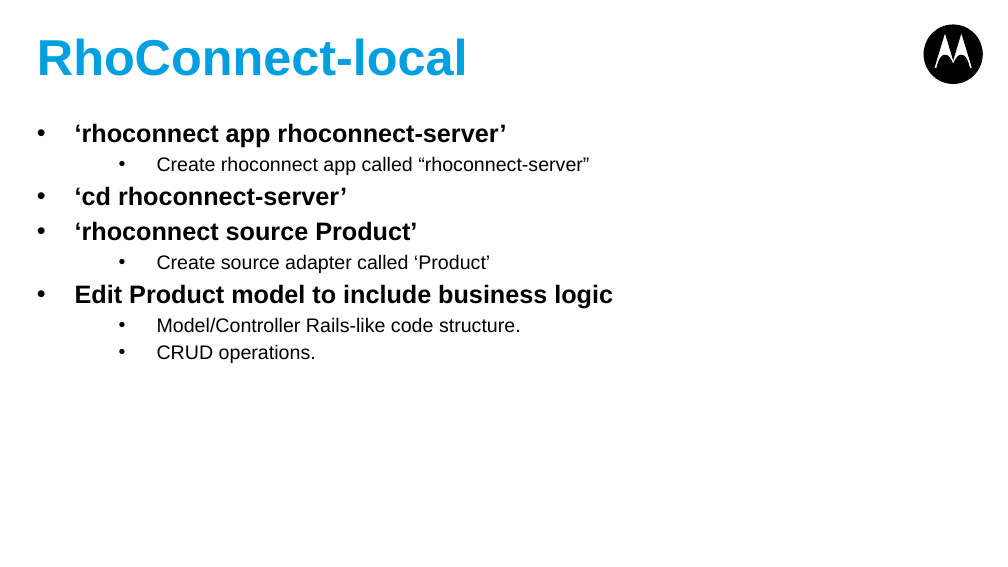
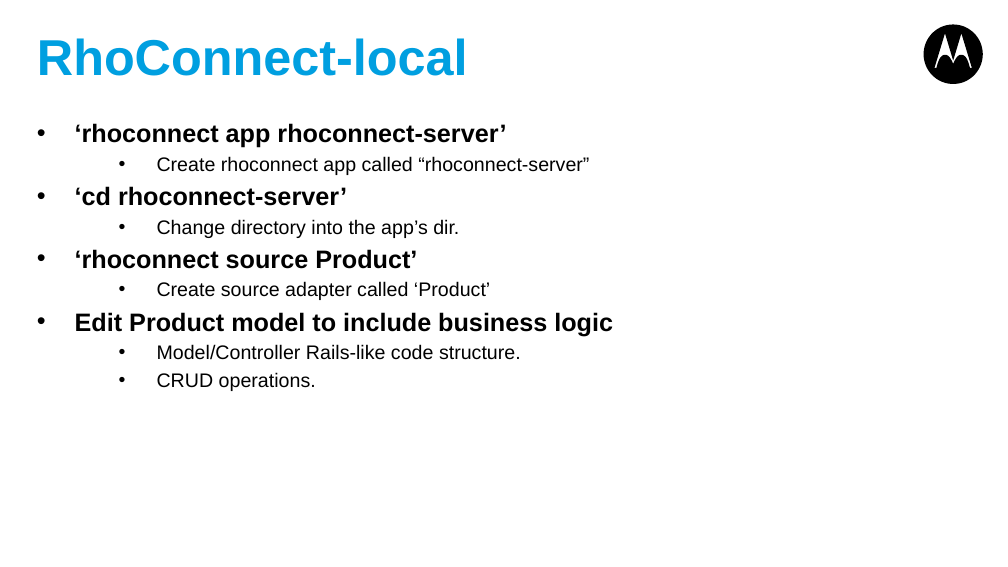
Before and after one commit to shurab/Rhoconnect-Demo, a slide deck: slide 9 of Rhoconnect-appforum.pptx. Drawn at 1008x567 pixels with LibreOffice and Linux fonts; fonts in the diff are those of the drawing. Boxes give left, top, right and bottom in pixels: in the first picture for what was removed or moved away, otherwise in the second. Text is boxed around its words. In the diff, an @@ line names an element or a change of style, - is before the commit and + after.

```diff
--- a/Rhoconnect-appforum.pptx
+++ b/Rhoconnect-appforum.pptx
@@ text at [157,219,459,238]: paragraph added @@
+  • Change directory into the app’s dir.
```
Also in this commit, not shown: 10 other slides changed, 2 slides added, 1 slide removed.
